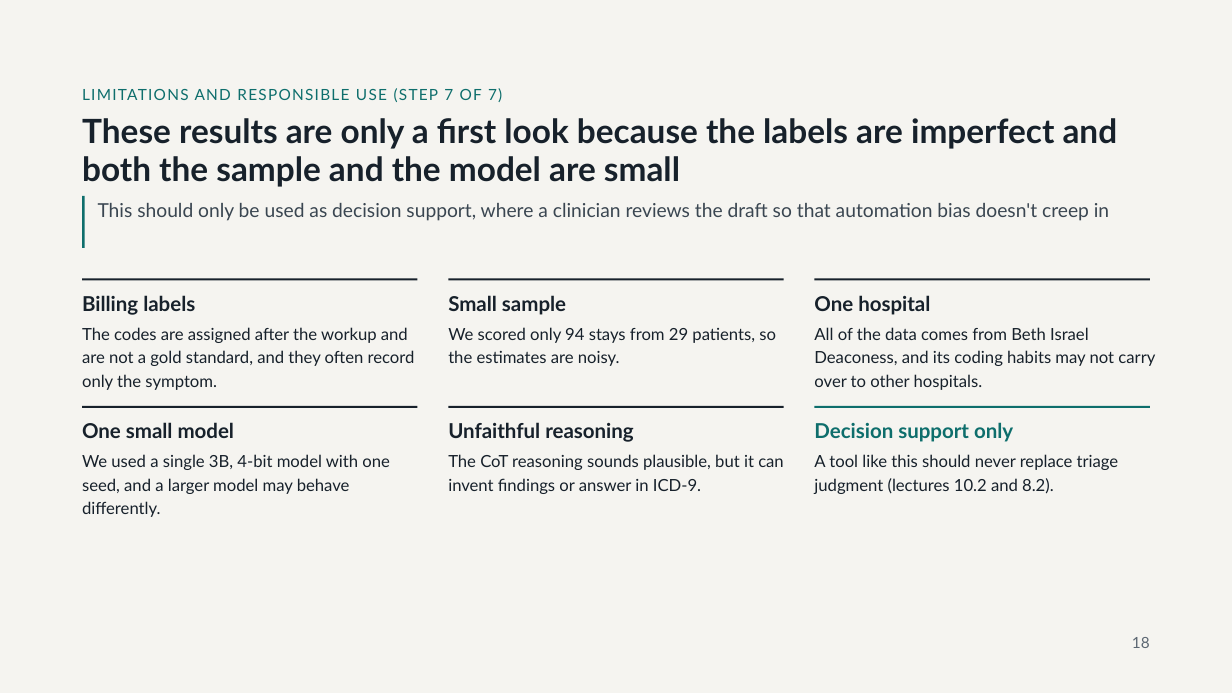
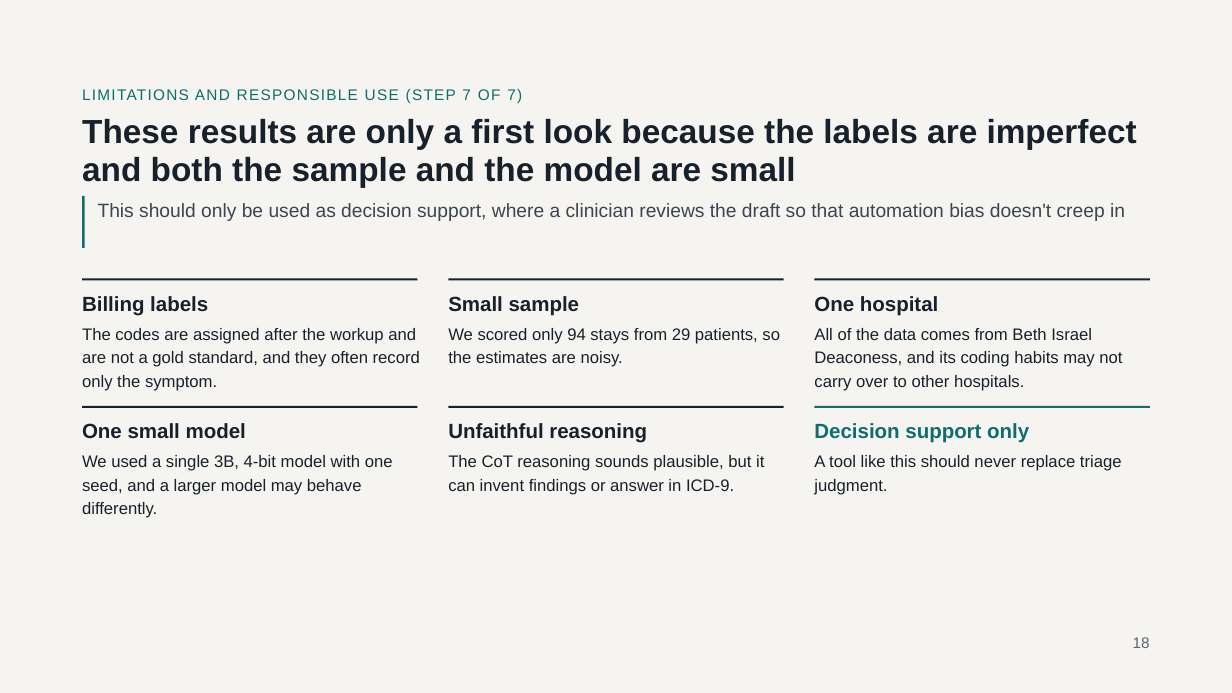
Before and after one commit to bja2376/triage-llm-tutorial, a slide deck: slide 18 of Classifying ED Visits with an LLM.pptx. Drawn at 1232x693 pixels with LibreOffice and Linux fonts; fonts in the diff are those of the drawing. Boxes give left, top, right and bottom in pixels: in the first picture for what was removed or moved away, otherwise in the second. Text is boxed around its words. In the diff, an @@ line names an element or a change of style, - is before the commit and + after.

```diff
--- a/Classifying ED Visits with an LLM.pptx
+++ b/Classifying ED Visits with an LLM.pptx
@@ font Lato to Arial in 15 elements at (x1=1133, y1=637, x2=1150, y2=648), (x1=82, y1=89, x2=522, y2=103), (x1=82, y1=119, x2=1137, y2=187), (x1=98, y1=203, x2=1125, y2=221), (x1=82, y1=296, x2=208, y2=316), (x1=82, y1=328, x2=420, y2=391), (x1=448, y1=296, x2=580, y2=316), (x1=448, y1=328, x2=780, y2=367), (x1=814, y1=296, x2=938, y2=316), (x1=814, y1=328, x2=1122, y2=391), (x1=82, y1=423, x2=246, y2=439), (x1=82, y1=455, x2=393, y2=518), (x1=448, y1=423, x2=647, y2=443), (x1=448, y1=455, x2=764, y2=495), (x1=814, y1=423, x2=1029, y2=443) @@
@@ text at (x1=814, y1=455, x2=1122, y2=495): text changed; font Lato to Arial @@
-A tool like this should never replace triage judgment (lectures 10.2 and 8.2).
+A tool like this should never replace triage judgment.
```
Also in this commit, not shown: 18 other slides changed.
